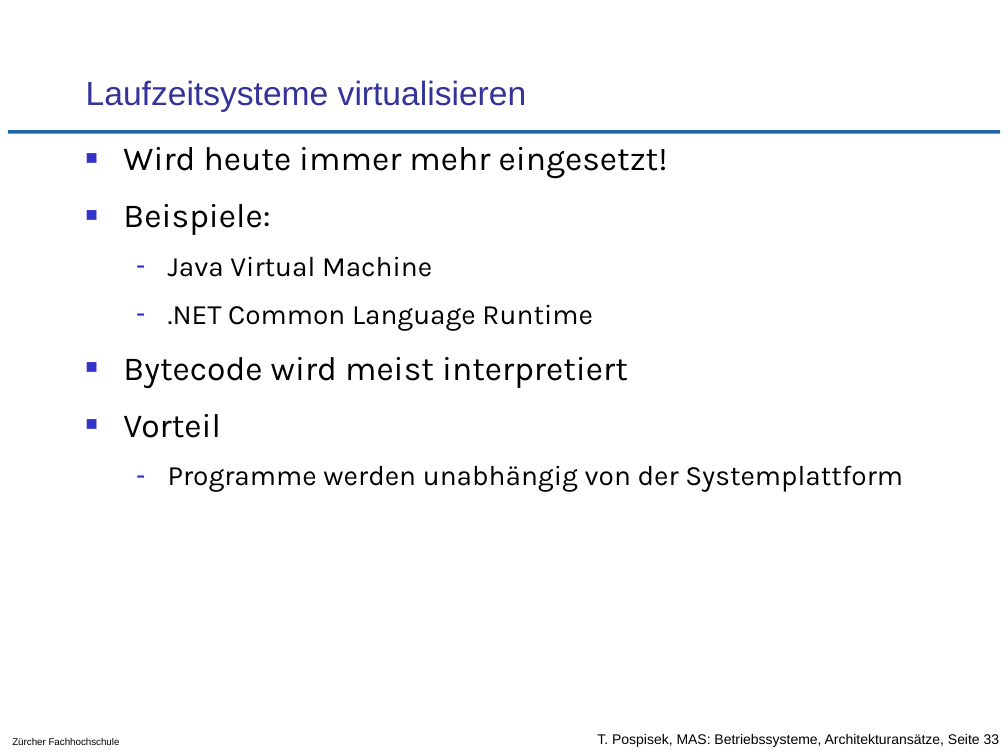
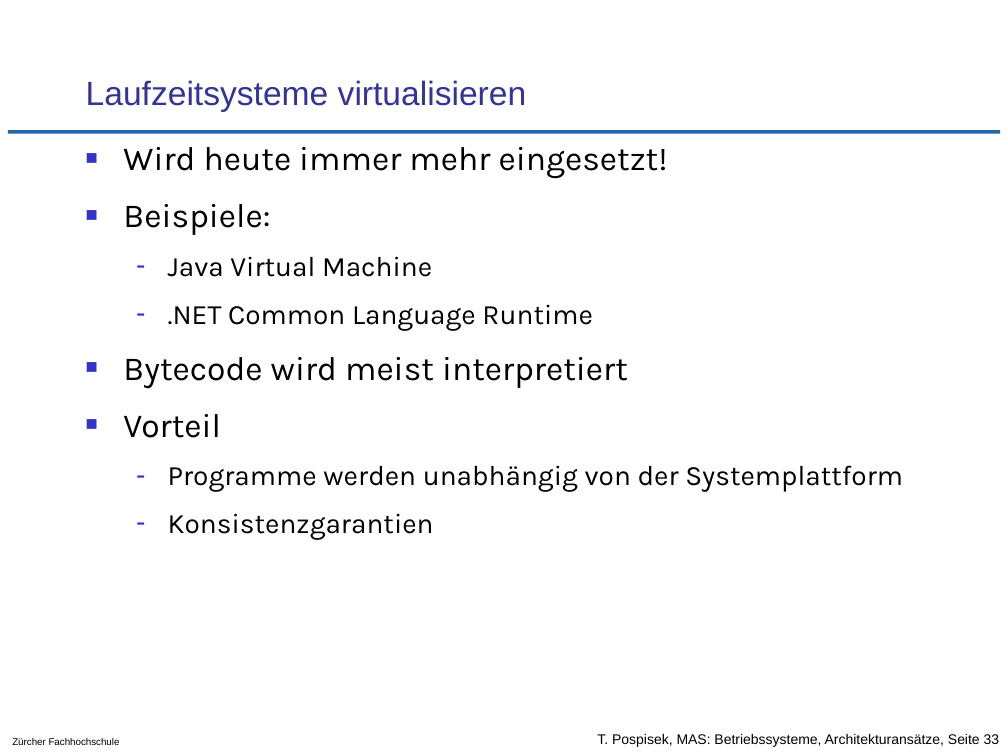
Before and after one commit to tpo/betriebssysteme, a slide deck: slide 33 of 02-2_Architekturansätze.odp. Drawn at 1008x756 pixels with LibreOffice and Linux fonts; fonts in the diff are those of the drawing; background and template pictures are left out. Boxes give left, top, right and bottom in pixels: in the first picture for what was removed or moved away, otherwise in the second. Text is boxed around its words. In the diff, an @@ line names an element or a change of style, - is before the commit and + after.

```diff
--- a/02-2_Architekturansätze.odp
+++ b/02-2_Architekturansätze.odp
@@ text at (168,513,434,540): paragraph added @@
+  – Konsistenzgarantien
```
Also in this commit, not shown: 2 other slides changed.
